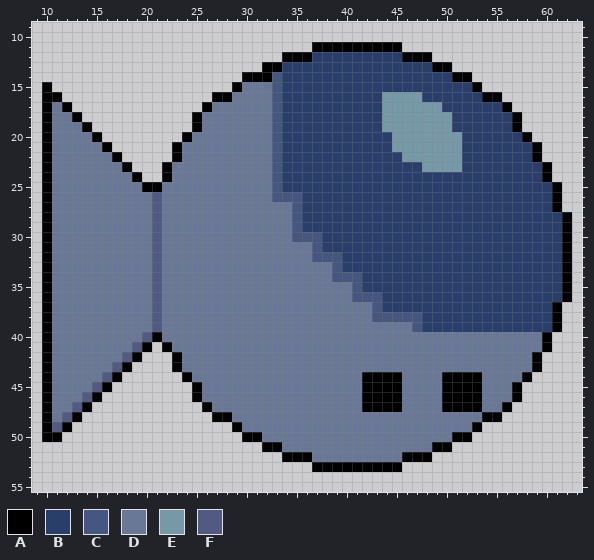
File history of a pixel-art file, Enemy/DonkFish/DonkFish.ase. The picture above is the old version.
64x64 pixels, 1 frame. Shown: x 9..63, y 9..55.
Palette (. is transparent): A #000000  B #2a3e6c  C #455780  D #6a7897  E #7599a6  F #515a80
After:
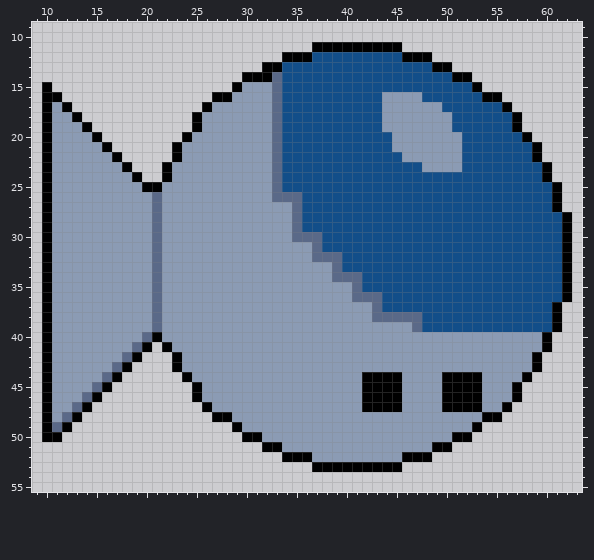
Edits made:
{"colour":"B","old":"#2a3e6c","new":"#124e89"}
{"colour":"C","old":"#455780","new":"#5a6988"}
{"colour":"D","old":"#6a7897","new":"#8b9bb4"}
{"where": "layer \"Layer 1\""}
{"y":16,"x":44,"old":"EEEE","new":"DDDD"}
{"y":17,"x":44,"old":"EEEEEE","new":"DDDDDD"}
{"y":18,"x":44,"old":"EEEEEEE","new":"DDDDDDD"}
{"y":19,"x":44,"old":"EEEEEEE","new":"DDDDDDD"}
{"y":20,"x":45,"old":"EEEEEEE","new":"DDDDDDD"}
{"y":21,"x":45,"old":"EEEEEEE","new":"DDDDDDD"}
{"y":22,"x":46,"old":"EEEEEE","new":"DDDDDD"}
{"y":23,"x":48,"old":"EEEE","new":"DDDD"}
{"y":26,"x":21,"old":"F","new":"C"}
{"y":27,"x":21,"old":"F","new":"C"}
{"y":28,"x":21,"old":"F","new":"C"}
{"y":29,"x":21,"old":"F","new":"C"}
{"y":30,"x":21,"old":"F","new":"C"}
{"y":31,"x":21,"old":"F","new":"C"}
{"y":32,"x":21,"old":"F","new":"C"}
{"y":33,"x":21,"old":"F","new":"C"}
{"y":34,"x":21,"old":"F","new":"C"}
{"y":35,"x":21,"old":"F","new":"C"}
{"y":36,"x":21,"old":"F","new":"C"}
{"y":37,"x":21,"old":"F","new":"C"}
{"y":38,"x":21,"old":"F","new":"C"}
{"y":39,"x":21,"old":"F","new":"C"}
{"y":40,"x":20,"old":"F","new":"C"}
{"y":41,"x":19,"old":"F","new":"C"}
{"y":42,"x":18,"old":"F","new":"C"}
{"y":43,"x":17,"old":"F","new":"C"}
{"y":44,"x":16,"old":"F","new":"C"}
{"y":45,"x":15,"old":"F","new":"C"}
{"y":46,"x":14,"old":"F","new":"C"}
{"y":47,"x":13,"old":"F","new":"C"}
{"y":48,"x":12,"old":"F","new":"C"}
{"y":49,"x":11,"old":"F","new":"C"}
{"label":"changed","picture_box":[52,52,562,462]}
